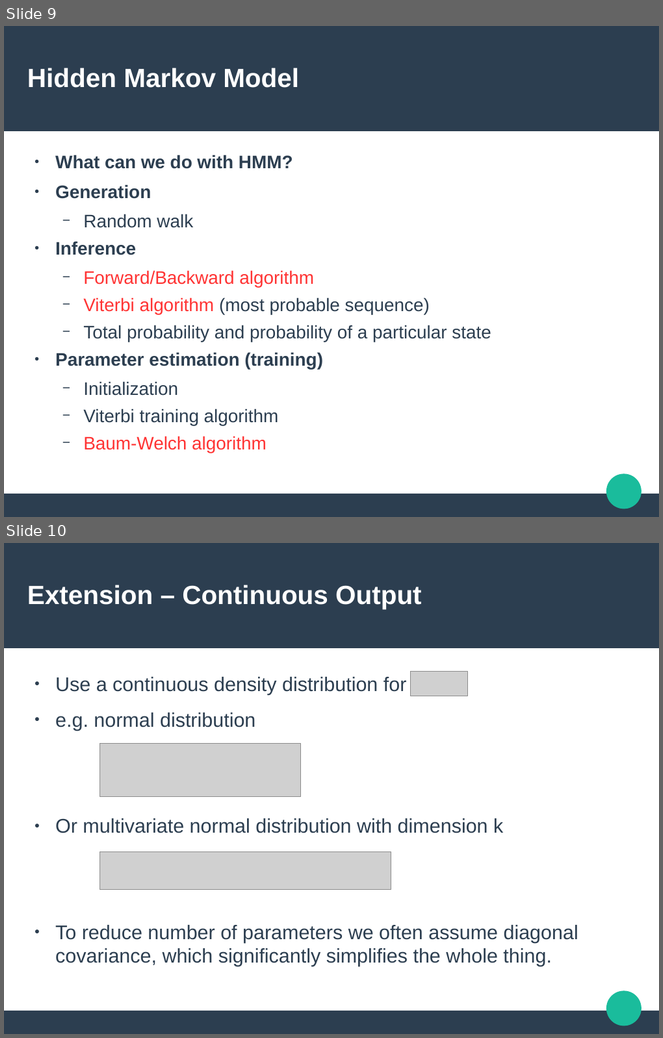
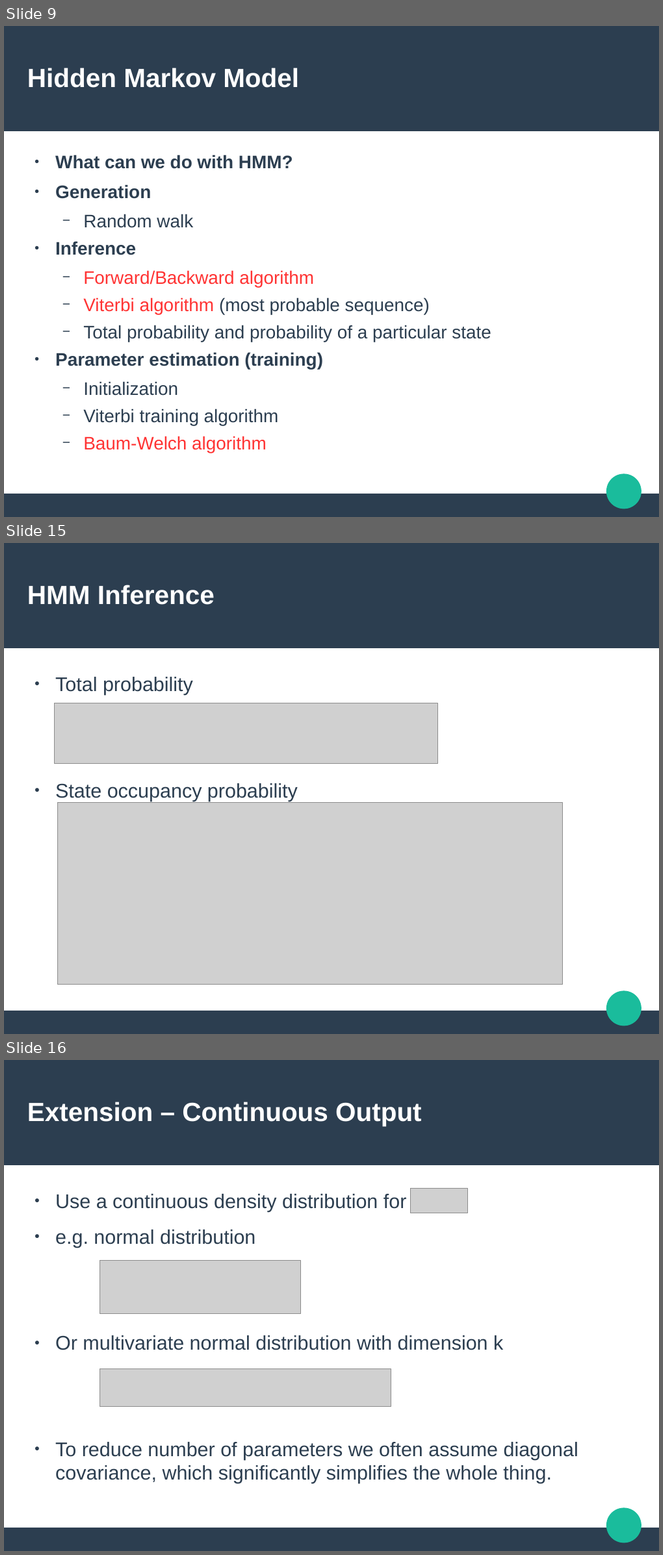
Before and after one commit to Sleepwalking/hmm-workshop, a slide deck: slides.odp. Shown one above the other, each under a label of ours: slides 9 and 10 before the commit, slides 9, 15 and 16 after it; the slides between them are not shown. The pictures are 663x1038 and 663x1555 pixels, drawn with LibreOffice and Linux fonts; fonts in the diff are those of the drawing; grey boxes stand for pictures. Boxes give left, top, right and bottom in pixels: in the first picture for what was removed or moved away, otherwise in the second. Text is boxed around its words. In the diff, an @@ line names an element or a change of style, - is before the commit and + after.

Commit message:
Add slides for HMM inference algorithms

```diff
--- a/slides.odp
+++ b/slides.odp
@@ slide 15 added at (x1=4, y1=543, x2=659, y2=1034), background #FFFFFF; not listed: 3 template elements that a slide beside it also shows @@
@@ title added at (x1=27, y1=585, x2=215, y2=605), 31.9 pt, text #FFFFFF, bold @@
+HMM Inference
@@ text added at (x1=55, y1=677, x2=298, y2=802), 24 pt, text #2C3E50 @@
+● Total probability
+● State occupancy probability
@@ picture added at (x1=55, y1=704, x2=438, y2=763) @@
@@ picture added at (x1=57, y1=802, x2=563, y2=985) @@
@@ what was slide 10 is now slide 16 @@
```
Also in this commit, not shown: 1 slide changed, 5 other slides added, 2 other files.
